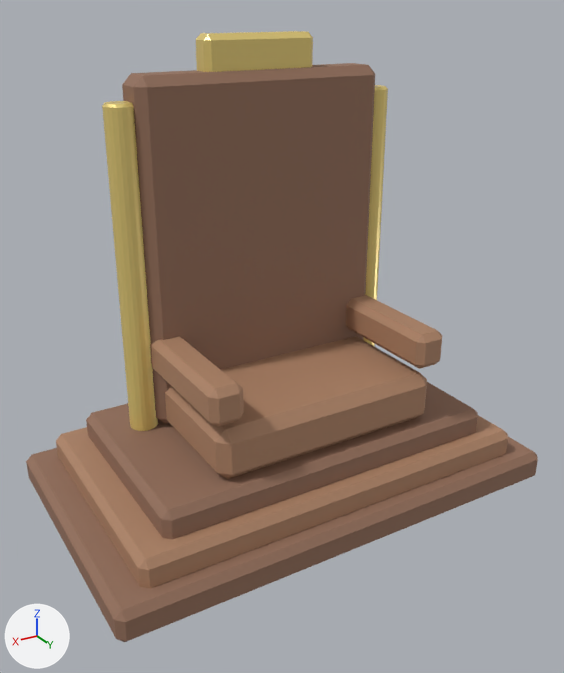
One commit to the glTF model src/game/models/castle/throne/throne.glb: the scene before it, then after it.
One viewpoint serves both versions: a camera (50 mm lens) standing at (2.03, 3.27, 2.6) and looking at (0.07, -0.01, 0.97). The axes (+X, +Y, +Z) are drawn at lower left. The lights are the same throughout. The picture after the commit comes second. Where no turn or scale is listed for an object, it has been applied to the vertices.

Objects in the first picture: 'Throne arm', 'Throne arm.001', 'Throne back', 'Throne carved post', 'Throne carved post.001', 'Throne crown crest', 'Throne dais step', 'Throne dais step.001', 'Throne dais step.002', 'Throne seat'.
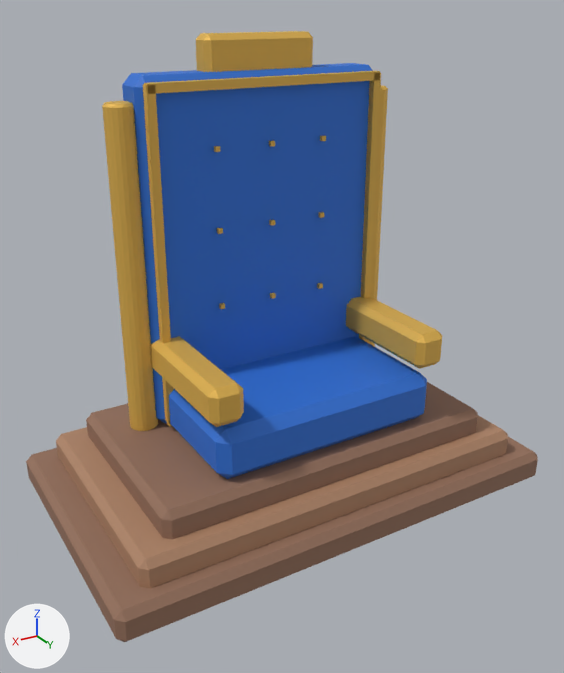
Pixel boxes [x1, y1, x2, y2] of what changed, in the pictures (564 x 673 px):
'Throne back', recoloured (brown to blue): [122, 63, 373, 424] in both
'Throne seat', recoloured (brown to blue): [169, 336, 427, 479] in both
'Throne carved post.001', recoloured (yellow to orange): [102, 101, 158, 431] in both
'Throne arm.001', recoloured (brown to orange): [150, 336, 244, 427] in both
'Throne crown crest', recoloured (yellow to orange): [196, 31, 313, 72] in both
'Throne arm', recoloured (brown to orange): [346, 297, 442, 369] in both
'Gilded back edge.001', added (orange): after [143, 85, 174, 423]
'Throne carved post', recoloured (yellow to orange): [368, 85, 388, 347] in both
'Gilded back cross trim.001', added (orange): after [144, 71, 380, 94]
'Gilded back edge', added (orange): after [359, 73, 381, 343]
'Upholstery golden stud.008', added: after [214, 146, 220, 152]
'Upholstery golden stud.007', added: after [217, 228, 223, 234]

What changed in the scene script:
```text
Change me_cube_005:
    where me_cube_005.from_pydata(...)  # 24 vertices, 44 faces; spans x -0.09..0.09, y -0.38..0.38, z -0.1..0.1
    remove me_cube_005.materials.append(mat_throne_light_wood)  # brown #ad8366
    add me_cube_005.materials.append(mat_royal_warm_gold)  # orange #e5b855
Change me_cube_006:
    where me_cube_006.from_pydata(...)  # 24 vertices, 44 faces; spans x -0.09..0.09, y -0.38..0.38, z -0.1..0.1
    remove me_cube_006.materials.append(mat_throne_light_wood)  # brown #ad8366
    add me_cube_006.materials.append(mat_royal_warm_gold)  # orange #e5b855
Change me_cube_004:
    where me_cube_004.from_pydata(...)  # 24 vertices, 44 faces; spans x -0.69..0.69, y -0.12..0.12, z -0.91..0.91
    remove me_cube_004.materials.append(mat_throne_dark_wood)  # brown #936e5a
    add me_cube_004.materials.append(mat_royal_blue_upholstery)  # blue #2c6fd3
Change me_cylinder:
    where me_cylinder.from_pydata(...)  # 60 vertices, 116 faces; spans x -0.08..0.08, y -0.08..0.08, z -0.86..0.86
    remove me_cylinder.materials.append(mat_throne_gold)  # yellow #edd57f
    add me_cylinder.materials.append(mat_royal_warm_gold)  # orange #e5b855
Change me_cylinder_001:
    where me_cylinder_001.from_pydata(...)  # 60 vertices, 116 faces; spans x -0.08..0.08, y -0.08..0.08, z -0.86..0.86
    remove me_cylinder_001.materials.append(mat_throne_gold)  # yellow #edd57f
    add me_cylinder_001.materials.append(mat_royal_warm_gold)  # orange #e5b855
Change me_cube_007:
    where me_cube_007.from_pydata(...)  # 24 vertices, 44 faces; spans x -0.31..0.31, y -0.07..0.07, z -0.12..0.12
    remove me_cube_007.materials.append(mat_throne_gold)  # yellow #edd57f
    add me_cube_007.materials.append(mat_royal_warm_gold)  # orange #e5b855
Change me_cube_003:
    where me_cube_003.from_pydata(...)  # 24 vertices, 44 faces; spans x -0.65..0.65, y -0.41..0.41, z -0.14..0.14
    remove me_cube_003.materials.append(mat_throne_light_wood)  # brown #ad8366
    add me_cube_003.materials.append(mat_royal_blue_upholstery)  # blue #2c6fd3
Add ob_upholstery_golden_stud_008:
    ob_upholstery_golden_stud_008 = bpy.data.objects.new('Upholstery golden stud.008', me_cube_020)  # a box spanning x -0.0125..0.0125, y -0.01..0.01, z -0.0125..0.0125; in mat_royal_warm_gold (orange #e5b855)
    ob_upholstery_golden_stud_008.location = (0.31, -0.216, 1.94)
Add ob_upholstery_golden_stud_007:
    ob_upholstery_golden_stud_007 = bpy.data.objects.new('Upholstery golden stud.007', me_cube_020.copy())
    ob_upholstery_golden_stud_007.location = (0.31, -0.216, 1.53)
Add ob_gilded_back_edge_001:
    ob_gilded_back_edge_001 = bpy.data.objects.new('Gilded back edge.001', me_cube_009)  # a box spanning x -0.02..0.02, y -0.02..0.02, z -0.86..0.86; in mat_royal_warm_gold (orange #e5b855)
    ob_gilded_back_edge_001.location = (0.64, -0.222, 1.39)
Add ob_gilded_back_edge:
    ob_gilded_back_edge = bpy.data.objects.new('Gilded back edge', me_cube_009.copy())
    ob_gilded_back_edge.location = (-0.64, -0.222, 1.39)
Add ob_gilded_back_cross_trim_001:
    ob_gilded_back_cross_trim_001 = bpy.data.objects.new('Gilded back cross trim.001', me_cube_011)  # a box spanning x -0.655..0.655, y -0.02..0.02, z -0.022..0.022; in mat_royal_warm_gold (orange #e5b855)
    ob_gilded_back_cross_trim_001.location = (0.0, -0.222, 2.24)
```
